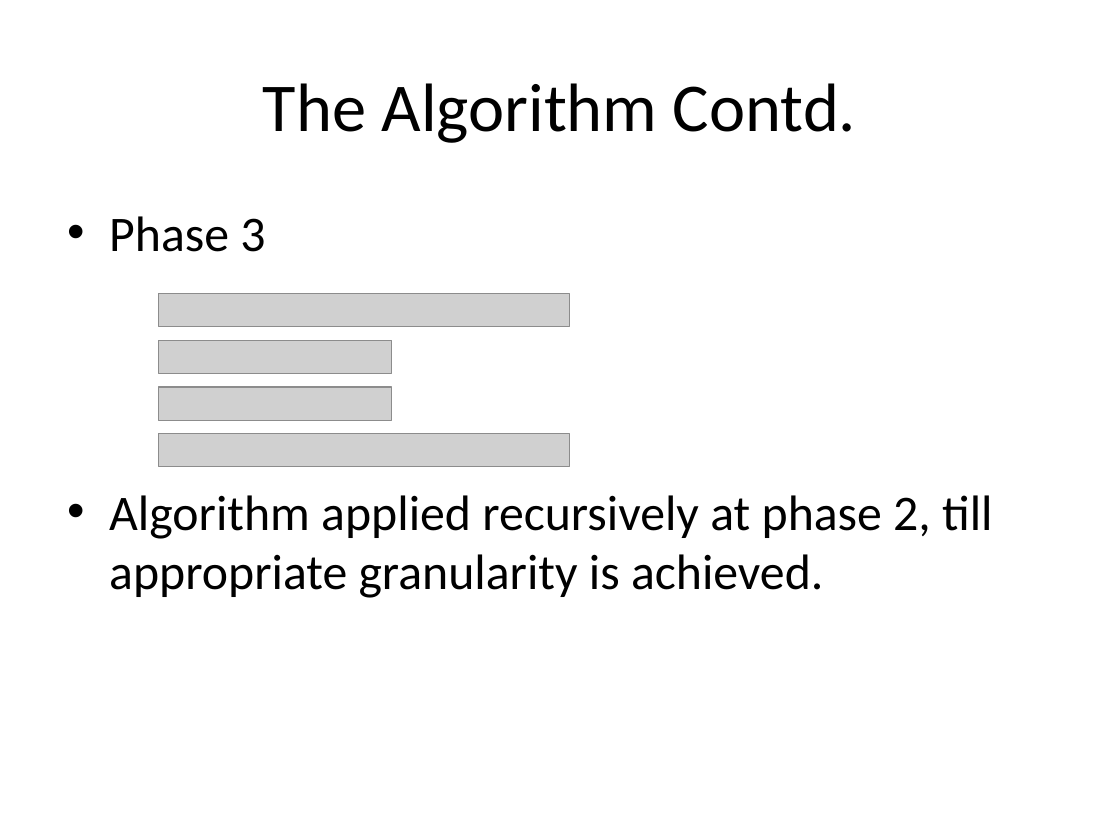
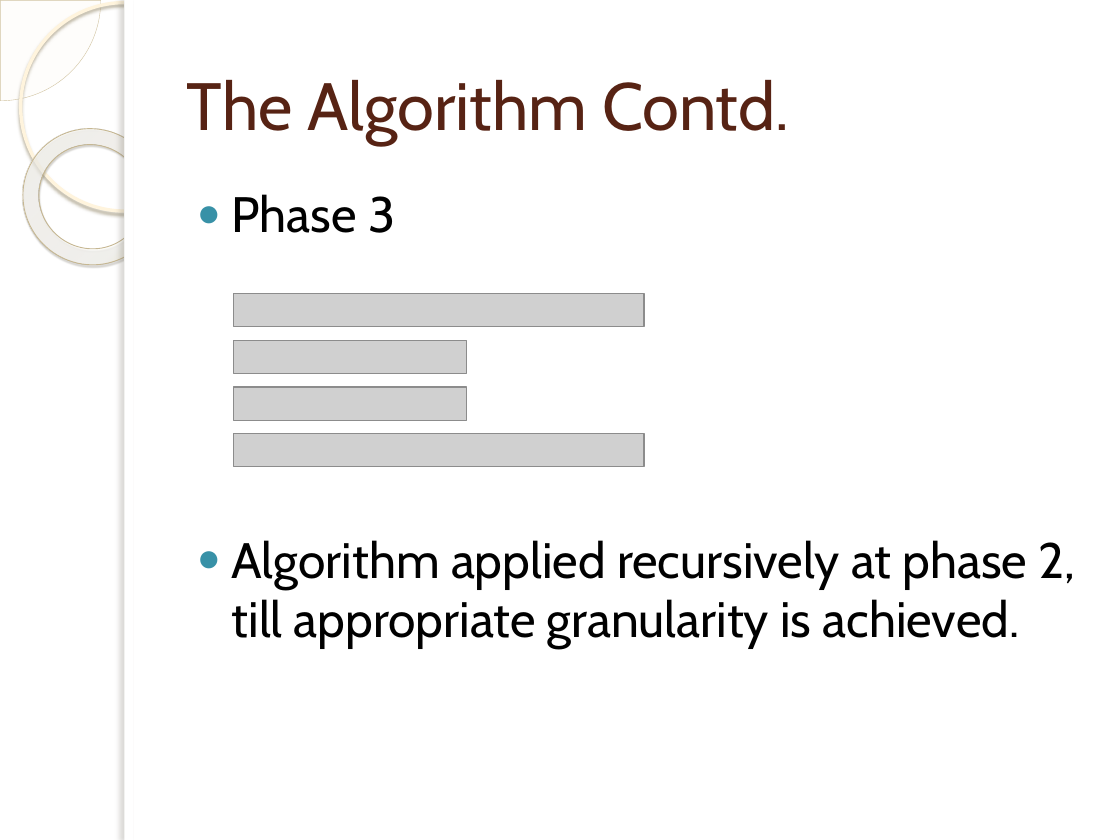
Before and after one commit to pruthvishetty/strassen, a slide deck: slide 4 of Strassen Multiplication Algorithm.pptx. Drawn at 1120x840 pixels with LibreOffice and Linux fonts; fonts in the diff are those of the drawing; grey boxes stand for pictures; background and template pictures are left out. Boxes give left, top, right and bottom in pixels: in the first picture for what was removed or moved away, otherwise in the second. Text is boxed around its words. In the diff, an @@ line names an element or a change of style, - is before the commit and + after.

Commit message:
Updated the powerpoint presentation with plots and results, and set the formatting. Was able to create plots in excel that were easy-ish to read.

```diff
--- a/Strassen Multiplication Algorithm.pptx
+++ b/Strassen Multiplication Algorithm.pptx
@@ pie slice (boxed as its full ellipse) added at (x1=0, y1=0, x2=101, y2=101), fill #FEFAF4 at 33% opacity, outline #D3C39F 0.25 pt @@
@@ ellipse added at (x1=20, y1=2, x2=228, y2=211), outline #FFF5DE 2.15 pt @@
@@ rectangle added at (x1=124, y1=0, x2=1120, y2=840), fill #FFFFFF @@
@@ rectangle added at (x1=124, y1=0, x2=133, y2=840), fill #FFFFFF @@
@@ title "The Algorithm Contd." moved from (x1=263, y1=83, x2=856, y2=143) to (x1=187, y1=80, x2=789, y2=145) @@
@@ title "The Algorithm Contd." at (x1=187, y1=80, x2=789, y2=145): size 44 to 43 pt, font Calibri to Cabin, text colour #000000 to #572314; alignment centre to left @@
@@ donut added at (x1=0, y1=101, x2=187, y2=292), fill gradient #FFFCF6 to #FFFEFB to #F0D28E, outline #C7B893 0.58 pt @@
@@ text "Phase 3" moved from (x1=109, y1=216, x2=993, y2=598) to (x1=232, y1=194, x2=1075, y2=648) @@
@@ text "Phase 3" at (x1=232, y1=194, x2=1075, y2=648): font Calibri to Cabin; bullet • to ● @@
@@ 4 pictures moved together from (x1=159, y1=293, x2=570, y2=466) to (x1=233, y1=293, x2=644, y2=466) @@
```
Also in this commit, not shown: 6 other slides changed, 4 slides added, 1 slide removed, 2 other files.
